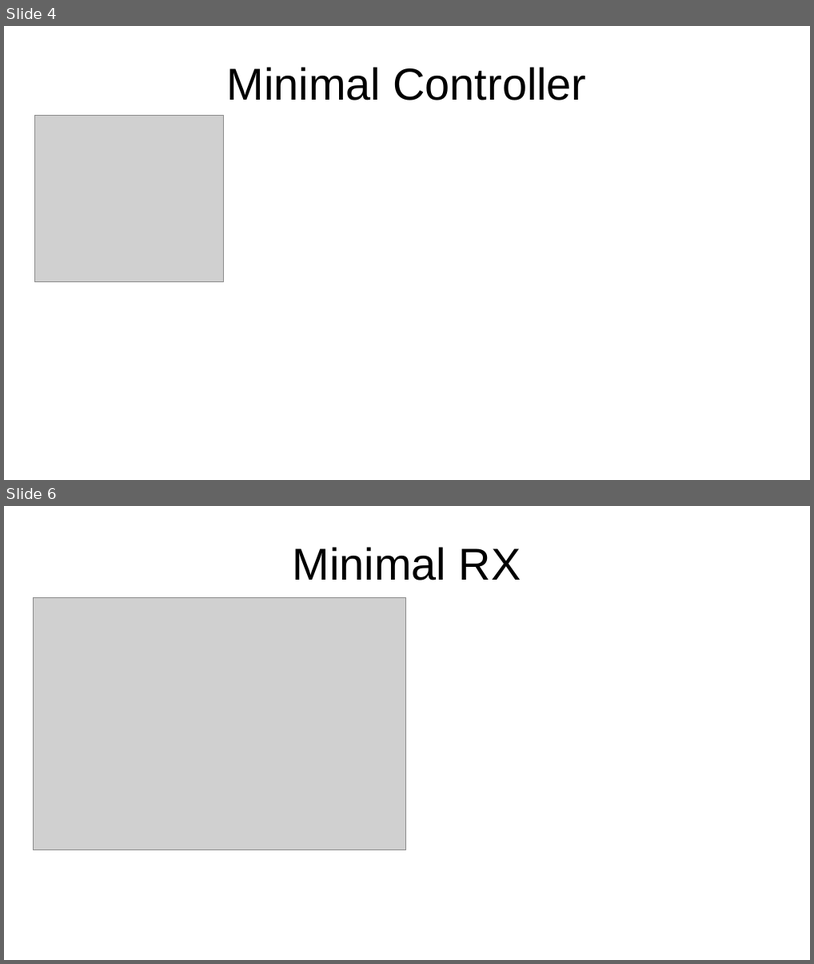
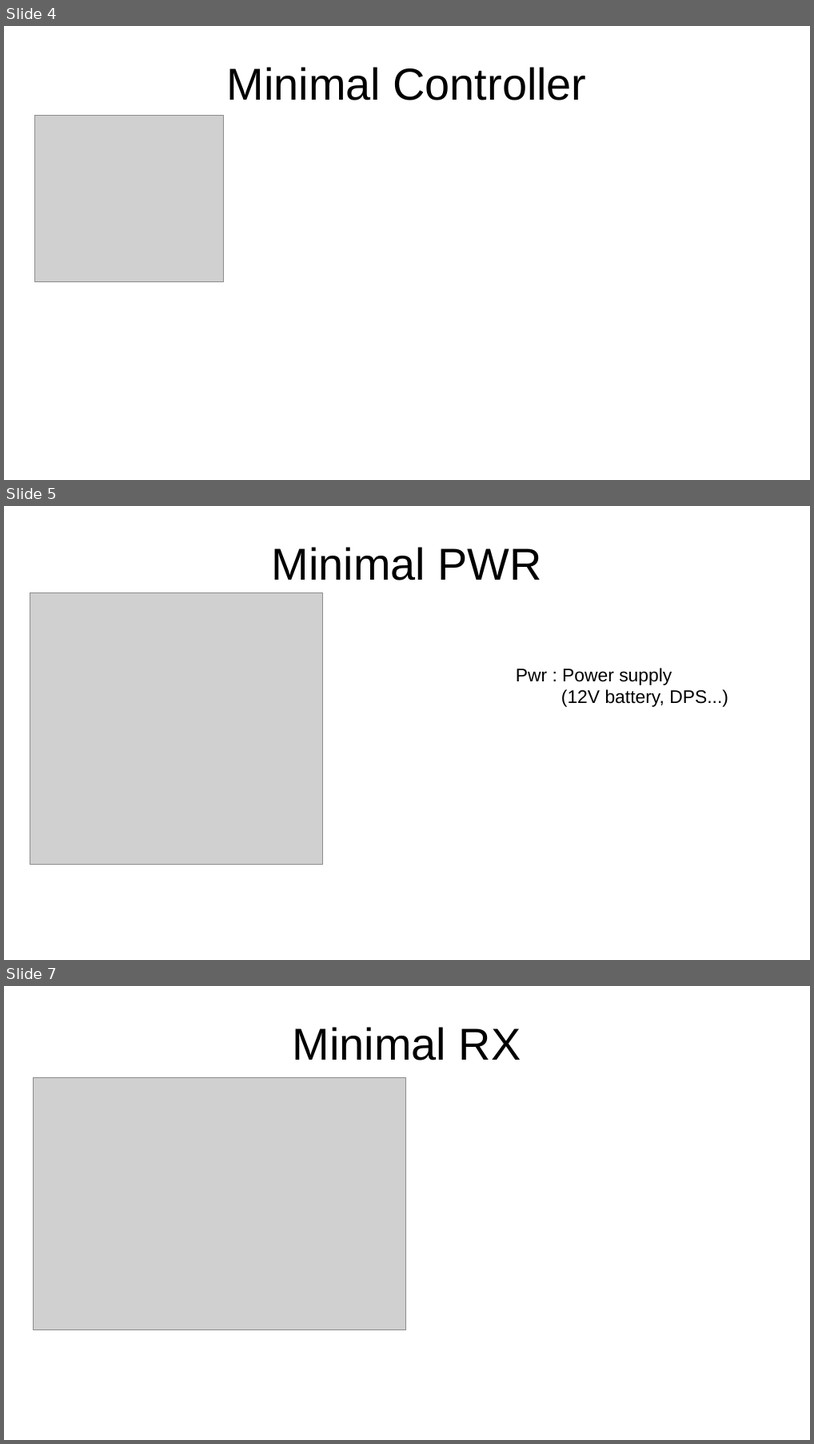
Before and after one commit to ohmpi/ohmpi, a slide deck: Proposition software architecture.odp. Shown one above the other, each under a label of ours: slides 4 and 6 before the commit, slides 4, 5 and 7 after it; the slides between them are not shown. The pictures are 814x964 and 814x1444 pixels, drawn with LibreOffice and Linux fonts; fonts in the diff are those of the drawing; grey boxes stand for pictures. Boxes give left, top, right and bottom in pixels: in the first picture for what was removed or moved away, otherwise in the second. Text is boxed around its words. In the diff, an @@ line names an element or a change of style, - is before the commit and + after.

```diff
--- a/Proposition software architecture.odp
+++ b/Proposition software architecture.odp
@@ slide 5 added at (4,506,810,960), background #FFFFFF @@
@@ title added at (272,547,542,580), 44 pt, text #000000 @@
+Minimal PWR
@@ picture added at (30,593,323,864) @@
@@ text added at (516,668,729,707), 18 pt, text #000000 @@
+Pwr : Power supply
+(12V battery, DPS...)
@@ what was slide 6 is now slide 7 @@
```
Also in this commit, not shown: 4 slides changed, 20 other files.
